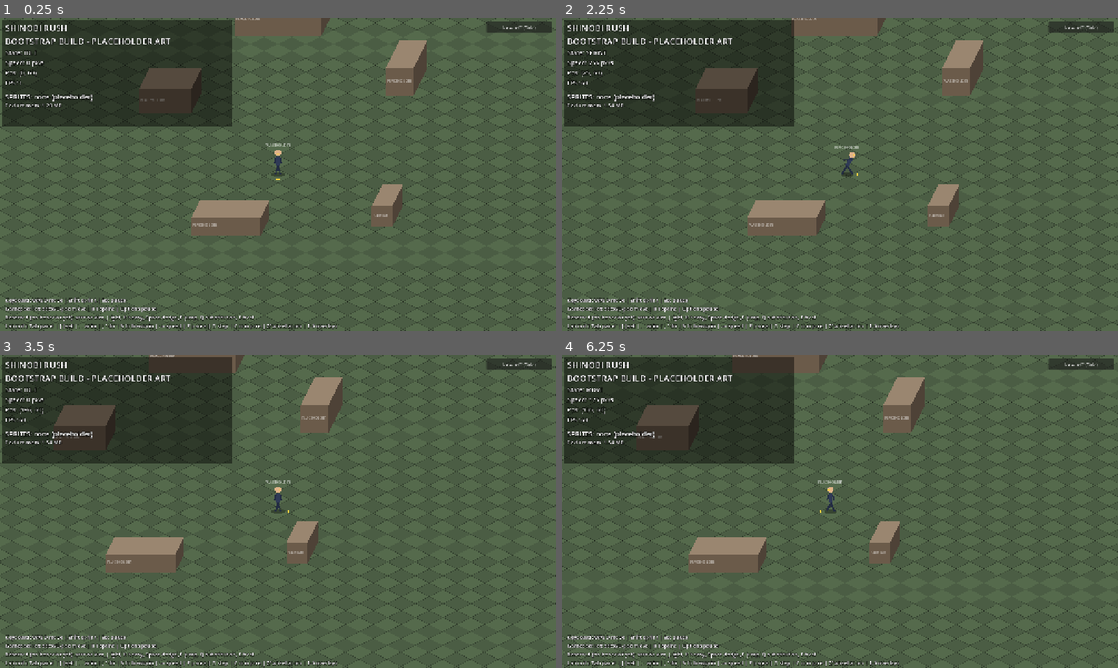
Above: before the commit, frames 1-4 (two rows, left to right).
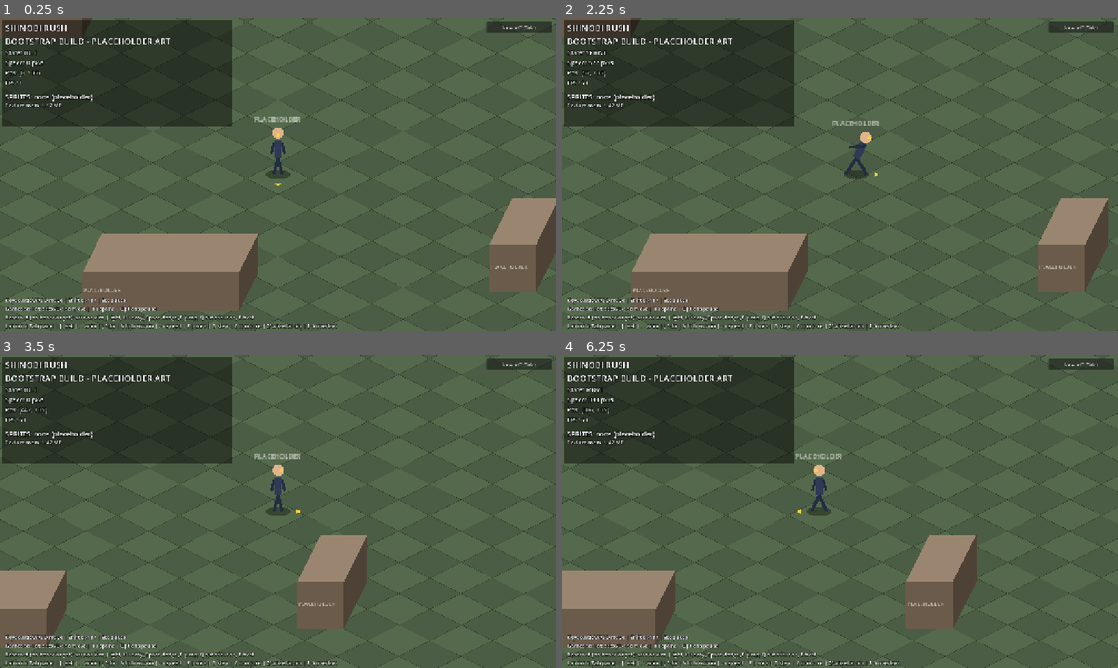
Above: after the commit, the same moments.

Repository: kiotdstudios/shinobi-rush
Game: Godot game, scene res://scenes/main.tscn
The game is run twice, just before and just after one commit, with the same random seed, the same clock (stepped at 60 frames per second) and the same inputs.
Inputs (mouse positions are in pixels of both pictures, inside the frame that each line leads up to):
- Up to frame 1 (0.25 s): no input
- Up to frame 2 (2.25 s): click "Lab: off (Tab)" at 0.5 s; click "Lab: ON (Tab)" at 1.25 s; tap Enter at 2 s; move the mouse to (962, 158) at 2.02 s; hold D (move_right) from 2.03 s (still down); hold Shift (sprint) from 2.03 s (still down); click (962, 158) at 2.17 s
- Up to frame 3 (3.5 s): tap F (jump) at 2.27, 3.02 s; move the mouse to (166, 527) at 2.77 s; release D (move_right) at 2.78 s; release Shift (sprint) at 2.78 s; hold - (dbg_speed_down) from 2.78 s (still down); tap Down (aim_down) at 2.85 s; tap Shift (sprint) at 3.05 s
- Up to frame 4 (6.25 s): move the mouse to (895, 442) at 3.52 s; release - (dbg_speed_down) at 3.53 s; hold D (move_right) 3.53-4.28 s; hold Shift (sprint) 3.53-4.28 s; tap Left (aim_left) at 3.6 s; move the mouse to (812, 574) at 4.27 s; hold = (dbg_speed_up) 4.28-5.03 s; tap Right (aim_right) at 4.35 s; click (812, 574) at 4.42 s; tap F (jump) at 4.52, 5.27, 6.02 s; tap Shift (sprint) at 4.55, 6.05 s; move the mouse to (1006, 558) at 5.02 s; hold Shift (sprint) 5.03-5.78 s; hold A (move_left) from 5.03 s (still down); tap Up (aim_up) at 5.1 s; move the mouse to (673, 464) at 5.77 s; tap K (attack_heavy) at 5.85 s

The runs differ from the first frame. In frame 1, 17% of the frame differs, in the area x 0-100%, y 0-100%; in frame 2, 17%; in frame 3, 14%; in frame 4, 15%.

Commit message:
feat: scale world and placeholder to the 108 px standard via WorldScale constants

Diff:
--- a/scenes/arena/training_arena.tscn
+++ b/scenes/arena/training_arena.tscn
@@ -7,4 +7,4 @@
 script = ExtResource("1_arena")
 
 [node name="Spawn" type="Marker2D" parent="."]
-position = Vector2(0, 60)
+position = Vector2(0, 135)
--- a/scenes/player/player.tscn
+++ b/scenes/player/player.tscn
@@ -5,13 +5,13 @@
 
 [ext_resource type="Script" path="res://scripts/player/player_visual.gd" id="3_pv"]
 [sub_resource type="RectangleShape2D" id="RectangleShape2D_feet"]
-size = Vector2(22, 12)
+size = Vector2(50, 27)
 
 [node name="Player" type="CharacterBody2D"]
 script = ExtResource("1_ctrl")
 
 [node name="CollisionShape2D" type="CollisionShape2D" parent="."]
-position = Vector2(0, -6)
+position = Vector2(0, -13.5)
 shape = SubResource("RectangleShape2D_feet")
 
 [node name="PlayerVisual" type="Node2D" parent="."]
--- a/scripts/arena/training_arena.gd
+++ b/scripts/arena/training_arena.gd
@@ -4,10 +4,10 @@
 ## Collision is conventional planar 2D on each block's base footprint.
 ## Children are y-sorted (feet = sort anchor), so actors pass in front of / behind blocks.
 
-## Provisional diamond tile size (ratio 2:1), tunable.
-@export var tile_size: Vector2 = Vector2(64, 32)
+## Provisional diamond tile size (ratio 2:1), tunable. Scaled for the 108 px figure (see WorldScale).
+@export var tile_size: Vector2 = WorldScale.TILE_SIZE
 ## Playable world rectangle; the camera limits come from this.
-@export var bounds: Rect2 = Rect2(-900, -500, 1800, 1000)
+@export var bounds: Rect2 = WorldScale.ARENA_BOUNDS
 
 const GROUND_A := Color("#4b5d44")
 const GROUND_B := Color("#556a4c")
@@ -15,13 +15,8 @@
 const BORDER := Color("#d9c27a")
 
 ## Each block: [bottom-centre position, footprint size (w, depth), height in px].
-const BLOCKS: Array = [
-	[Vector2(-260, -80), Vector2(120, 48), 56.0],
-	[Vector2(280, -120), Vector2(64, 64), 64.0],
-	[Vector2(-120, 200), Vector2(160, 40), 40.0],
-	[Vector2(240, 180), Vector2(48, 48), 48.0],
-	[Vector2(0, -260), Vector2(200, 40), 72.0],
-]
+## Provisional prototype values scaled by WorldScale.SCALE; not balance.
+const BLOCKS: Array = WorldScale.BLOCKS
 
 @onready var spawn: Marker2D = $Spawn
 ## Ground layer. The arena y-sorts its children; drawing the ground in the arena's own _draw()
@@ -61,8 +56,8 @@
 		draw_colored_polygon(PackedVector2Array([Vector2(-w, -h), Vector2(w, -h), Vector2(w + s, -h - d), Vector2(-w + s, -h - d)]), Color("#9a8670"))
 		# Fit the label to the front face: shrink the font until "PLACEHOLDER" is not wider than the face.
 		var font := ThemeDB.fallback_font
-		var fsize := 8
-		while fsize > 4 and font.get_string_size("PLACEHOLDER", HORIZONTAL_ALIGNMENT_LEFT, -1, fsize).x > footprint.x - 6.0:
+		var fsize := 12
+		while fsize > 5 and font.get_string_size("PLACEHOLDER", HORIZONTAL_ALIGNMENT_LEFT, -1, fsize).x > footprint.x - 6.0:
 			fsize -= 1
 		draw_string(font, Vector2(-w + 3, -h * 0.5), "PLACEHOLDER", HORIZONTAL_ALIGNMENT_LEFT, -1, fsize, Color(1, 1, 1, 0.6))
 
@@ -88,7 +83,7 @@
 func _build_bounds_walls() -> void:
 	var body := StaticBody2D.new()
 	body.name = "BoundsWalls"
-	var t := 64.0
+	var t := WorldScale.BOUNDS_WALL_THICKNESS
 	var r := bounds
 	var rects: Array[Rect2] = [
 		Rect2(r.position.x - t, r.position.y - t, r.size.x + 2.0 * t, t),
--- a/scripts/player/placeholder_visual.gd
+++ b/scripts/player/placeholder_visual.gd
@@ -24,6 +24,8 @@
 
 
 func _draw() -> void:
+	# Procedural figure is authored at its native size and scaled to the ~108 px standard (WorldScale).
+	draw_set_transform(Vector2.ZERO, 0.0, Vector2.ONE * WorldScale.FIGURE_SCALE)
 	# Elliptical ground shadow (fixed under the feet).
 	var shadow := PackedVector2Array()
 	for k in 16:
--- a/scripts/player/player_controller.gd
+++ b/scripts/player/player_controller.gd
@@ -7,11 +7,12 @@
 
 enum State { IDLE, MOVE, SPRINT }
 
-## Handoff prototype values (px/s, px/s^2).
-@export var walk_speed: float = 175.0
-@export var sprint_speed: float = 270.0
-@export var acceleration: float = 1400.0
-@export var friction: float = 1800.0
+## Provisional prototype values (px/s, px/s^2), handoff values scaled by WorldScale.SCALE.
+## Not balance: Aki/Orcha re-tune.
+@export var walk_speed: float = WorldScale.WALK_SPEED
+@export var sprint_speed: float = WorldScale.SPRINT_SPEED
+@export var acceleration: float = WorldScale.ACCELERATION
+@export var friction: float = WorldScale.FRICTION
 @export var camera_smoothing_speed: float = 8.0
 
 var state: State = State.IDLE
@@ -24,6 +25,10 @@
 
 func _ready() -> void:
 	add_to_group("player")
+	# Collider comes from the shared footprint constant (the scene values mirror it).
+	var feet := $CollisionShape2D as CollisionShape2D
+	(feet.shape as RectangleShape2D).size = WorldScale.FOOTPRINT
+	feet.position = Vector2(0, -WorldScale.FOOTPRINT.y * 0.5)
 	motion_mode = CharacterBody2D.MOTION_MODE_FLOATING
 	camera.position_smoothing_enabled = true
 	camera.position_smoothing_speed = camera_smoothing_speed
--- a/scripts/sprites/sprite_actor.gd
+++ b/scripts/sprites/sprite_actor.gd
@@ -40,7 +40,7 @@
 	var pts := PackedVector2Array()
 	for k in 16:
 		var a := TAU * k / 16.0
-		pts.append(Vector2(cos(a) * 15.0, sin(a) * 6.0))
+		pts.append(Vector2(cos(a) * 15.0 * WorldScale.SCALE, sin(a) * 6.0 * WorldScale.SCALE))
 	draw_colored_polygon(pts, SHADOW)
 
 
--- a/scripts/ui/animation_lab.gd
+++ b/scripts/ui/animation_lab.gd
@@ -7,10 +7,10 @@
 const SPEEDS: Array[float] = [0.25, 0.5, 1.0, 1.5, 2.0]
 const ZOOMS: Array[int] = [1, 2, 3, 4]
 ## Stands sit LEFT of the spawn so they stay clear of the lab panel (screen right) at 1x-2x zoom.
-## 130 px apart so the two 124 px captions do not overlap.
-const STAND_OFFSETS: Array[Vector2] = [Vector2(-100, 0), Vector2(-230, 0)]
+## Provisional prototype values scaled by WorldScale.SCALE (stands far enough apart for the 128 px frames).
+const STAND_OFFSETS: Array[Vector2] = WorldScale.STAND_OFFSETS
 const SPIN_SECONDS := 1.5
-const FOOTPRINT := Vector2(22, 12)  ## matches the player's collision rectangle
+const FOOTPRINT := WorldScale.FOOTPRINT  ## shared with the player's collision rectangle
 const OVERLAYS: Array = [
 	["iso", "1 iso grid"], ["square", "2 square grid"], ["anchor", "3 anchor"],
 	["footprint", "4 footprint"], ["ruler", "5 height ruler"], ["bbox", "6 frame box"],
@@ -57,14 +57,15 @@
 		add_child(actor)
 
 	func _draw() -> void:
-		draw_colored_polygon(PackedVector2Array([Vector2(0, -32), Vector2(64, 0), Vector2(0, 32), Vector2(-64, 0)]), Color("#8c8c8c"))
-		draw_polyline(PackedVector2Array([Vector2(0, -32), Vector2(64, 0), Vector2(0, 32), Vector2(-64, 0), Vector2(0, -32)]), Color(0, 0, 0, 0.5), 1.0)
+		var d := WorldScale.STAND_DIAMOND
+		draw_colored_polygon(PackedVector2Array([Vector2(0, -d.y), Vector2(d.x, 0), Vector2(0, d.y), Vector2(-d.x, 0)]), Color("#8c8c8c"))
+		draw_polyline(PackedVector2Array([Vector2(0, -d.y), Vector2(d.x, 0), Vector2(0, d.y), Vector2(-d.x, 0), Vector2(0, -d.y)]), Color(0, 0, 0, 0.5), 1.0)
 		# Unclipped, centred on the stand. Shrink the font so it never exceeds the 130 px stand spacing.
 		var fsize := 11
 		while fsize > 7 and ThemeDB.fallback_font.get_string_size(caption, HORIZONTAL_ALIGNMENT_LEFT, -1, fsize).x > 126.0:
 			fsize -= 1
 		var tw := ThemeDB.fallback_font.get_string_size(caption, HORIZONTAL_ALIGNMENT_LEFT, -1, fsize).x
-		draw_string(ThemeDB.fallback_font, Vector2(-tw * 0.5, 46), caption, HORIZONTAL_ALIGNMENT_LEFT, -1, fsize, Color.WHITE)
+		draw_string(ThemeDB.fallback_font, Vector2(-tw * 0.5, d.y + 14.0), caption, HORIZONTAL_ALIGNMENT_LEFT, -1, fsize, Color.WHITE)
 
 
 ## World-space overlays: grids, anchor crosshair, footprint ellipse, height ruler, frame box.
@@ -93,16 +94,17 @@
 				draw_line(Vector2(r.position.x, y), Vector2(r.end.x, y), Color(0.2, 0.8, 1.0, 0.35), 1.0 / zoom)
 				y += 32.0
 		if lab.overlay_on["iso"]:
-			# 32x32 world tiles projected 2:1 -> 64x32 diamonds. Lines y = x/2 + 32j - 16 and y = -x/2 + 32i - 16.
-			var j0 := int(floorf((r.position.y - r.end.x * 0.5) / 32.0)) - 1
-			var j1 := int(ceilf((r.end.y - r.position.x * 0.5) / 32.0)) + 1
+			# World tiles projected 2:1 -> TILE_SIZE diamonds (144x72). Lines y = x/2 + ts*j - ts/2 and y = -x/2 + ts*i - ts/2.
+			var ts := WorldScale.TILE_SIZE.y
+			var j0 := int(floorf((r.position.y - r.end.x * 0.5) / ts)) - 1
+			var j1 := int(ceilf((r.end.y - r.position.x * 0.5) / ts)) + 1
 			for j in range(j0, j1 + 1):
-				var cc := 32.0 * j - 16.0
+				var cc := ts * j - ts * 0.5
 				draw_line(Vector2(r.position.x, r.position.x * 0.5 + cc), Vector2(r.end.x, r.end.x * 0.5 + cc), Color(1.0, 0.8, 0.2, 0.4), 1.0 / zoom)
-			var i0 := int(floorf((r.position.y + r.position.x * 0.5) / 32.0)) - 1
-			var i1 := int(ceilf((r.end.y + r.end.x * 0.5) / 32.0)) + 1
+			var i0 := int(floorf((r.position.y + r.position.x * 0.5) / ts)) - 1
+			var i1 := int(ceilf((r.end.y + r.end.x * 0.5) / ts)) + 1
 			for i in range(i0, i1 + 1):
-				var cc2 := 32.0 * i - 16.0
+				var cc2 := ts * i - ts * 0.5
 				draw_line(Vector2(r.position.x, -r.position.x * 0.5 + cc2), Vector2(r.end.x, -r.end.x * 0.5 + cc2), Color(1.0, 0.8, 0.2, 0.4), 1.0 / zoom)
 		for t: Array in lab.targets():
 			_draw_target(t[0], t[1], t[2], zoom)
--- /dev/null
+++ b/scripts/world_scale.gd
@@ -0,0 +1,43 @@
+class_name WorldScale
+extends RefCounted
+## ONE place for the world/placeholder scale pass (128x128 art standard, ~108 px standing figure).
+## Every number below is a PROVISIONAL PROTOTYPE value derived from the old 64-era values times SCALE.
+## They exist so the arena is a representative reference for a ~108 px character. They are NOT
+## balance: gameplay owners (Aki/Orcha) re-tune them.
+
+## 108 / 48: new standing height over the old 48 px placeholder height.
+const SCALE := 2.25
+
+## Placeholder figure (procedural drawing) and the shared collider / lab footprint.
+const BODY_HEIGHT := 108.0
+## Height of the unscaled procedural figure (hip 20 + torso 22 + neck-to-head 8 + head radius 7).
+const PLACEHOLDER_NATIVE_HEIGHT := 57.0
+const FIGURE_SCALE := BODY_HEIGHT / PLACEHOLDER_NATIVE_HEIGHT
+## Old 22x12 times SCALE = 49.5x27, rounded. Used by the player collider and the lab overlay.
+const FOOTPRINT := Vector2(50, 27)
+
+## Arena (old 64x32 tiles; 144x72 is exactly 2:1).
+const TILE_SIZE := Vector2(144, 72)
+const ARENA_BOUNDS := Rect2(-2025, -1125, 4050, 2250)
+const BOUNDS_WALL_THICKNESS := 144.0
+const SPAWN := Vector2(0, 135)
+
+## Player motion (old 175 / 270 px/s, 1400 / 1800 px/s^2).
+const WALK_SPEED := 175.0 * SCALE
+const SPRINT_SPEED := 270.0 * SCALE
+const ACCELERATION := 1400.0 * SCALE
+const FRICTION := 1800.0 * SCALE
+
+## Lab turntable stands (old -100 / -230), left of the spawn.
+const STAND_OFFSETS: Array[Vector2] = [Vector2(-225, 0), Vector2(-518, 0)]
+## Half-extent of the stand's ground diamond (old 64x32 diamond).
+const STAND_DIAMOND := Vector2(144, 72)
+
+## Blocks: [bottom-centre position, footprint (w, depth), height]. Old values times SCALE, rounded.
+const BLOCKS: Array = [
+	[Vector2(-585, -180), Vector2(270, 108), 126.0],
+	[Vector2(630, -270), Vector2(144, 144), 144.0],
+	[Vector2(-270, 450), Vector2(360, 90), 90.0],
+	[Vector2(540, 405), Vector2(108, 108), 108.0],
+	[Vector2(0, -585), Vector2(450, 90), 162.0],
+]
--- a/tests/run_tests.gd
+++ b/tests/run_tests.gd
@@ -309,7 +309,7 @@
 	var anchor_idle: Vector2 = v.actor.sprite.global_transform * s.foot_anchor
 	ck("anchor: unchanged for idle", v.last_anim == "idle" and anchor_idle.is_equal_approx(player.global_position))
 	var collider := player.get_node("CollisionShape2D") as CollisionShape2D
-	ck("collision footprint stays fixed while frames swap", collider.position == Vector2(0, -6))
+	ck("collision footprint stays fixed while frames swap", collider.position == Vector2(0, -WorldScale.FOOTPRINT.y * 0.5) and (collider.shape as RectangleShape2D).size == WorldScale.FOOTPRINT)
 	v.set_sprite_set(null)
 	ck("visual: clearing the set returns to the placeholder", v.placeholder.visible and not v.actor.visible)
 	player.queue_free()
@@ -365,7 +365,7 @@
 	_place(player, Vector2(-600, 100))
 	await _hold(["move_right", "sprint"], 40)
 	var sprint_v := player.velocity.length()
-	ck("sprint is faster than walk", sprint_v > walk_v + 50.0, "walk=%.1f sprint=%.1f" % [walk_v, sprint_v])
+	ck("sprint is faster than walk", sprint_v > walk_v + (player.sprint_speed - player.walk_speed) * 0.5, "walk=%.1f sprint=%.1f" % [walk_v, sprint_v])
 	ck("walk speed reaches walk_speed", is_equal_approx(walk_v, player.walk_speed), str(walk_v))
 
 	# diagonal not faster than straight
@@ -376,11 +376,14 @@
 	await _hold([], 30)  # friction to a stop
 
 	# wall blocks
-	_place(player, Vector2(200, -150))  # block at (280,-120), 64x64 footprint, left face at x=248
+	var wall: Array = TrainingArena.BLOCKS[1]  # derived from WorldScale: [bottom-centre, footprint, height]
+	var wall_face: float = (wall[0] as Vector2).x - (wall[1] as Vector2).x * 0.5
+	var wall_start := wall_face - 80.0
+	_place(player, Vector2(wall_start, (wall[0] as Vector2).y - (wall[1] as Vector2).y * 0.5))
 	await _hold(["move_right"], 60)
 	var px := player.global_position.x
-	ck("a wall (block) blocks the player", px > 200.0 and px < 248.0, "x=%.1f" % px)
-	_place(player, Vector2(850, 0))
+	ck("a wall (block) blocks the player", px > wall_start and px < wall_face, "x=%.1f face=%.1f" % [px, wall_face])
+	_place(player, Vector2(arena.bounds.end.x - 150.0, 0))
 	await _hold(["move_right"], 90)
 	ck("arena bounds wall blocks the player", player.global_position.x <= arena.bounds.end.x, "x=%.1f" % player.global_position.x)
 
Not shown, added: scripts/world_scale.gd.uid
Not shown, changed: docs/prototype/TESTING.md
